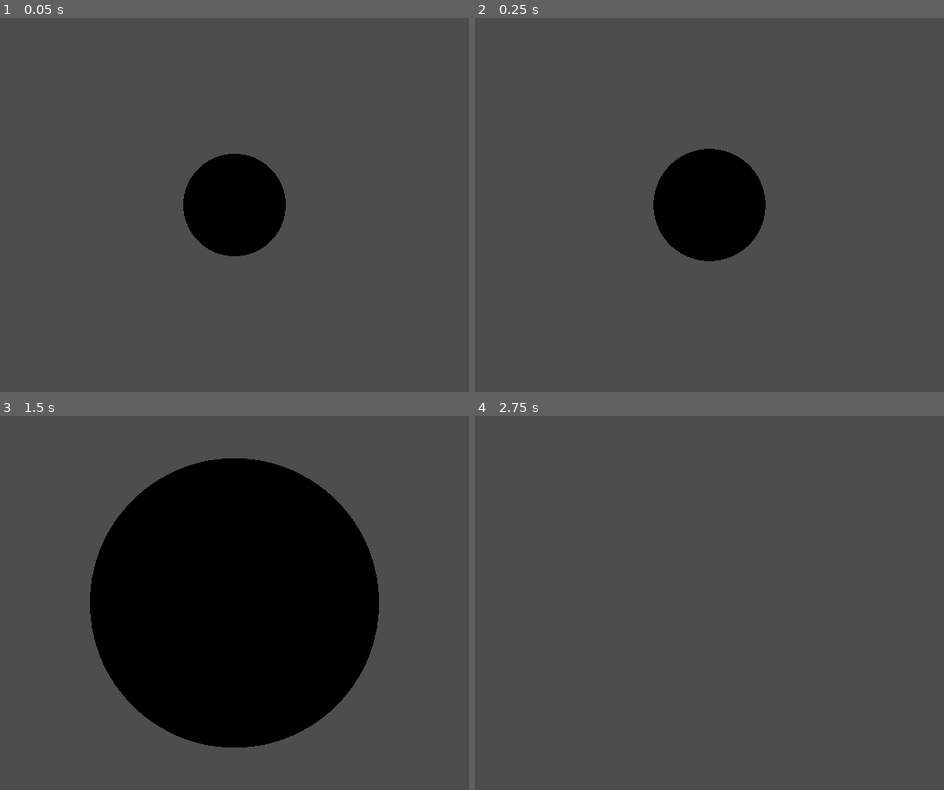
Above: before the commit, frames 1-4 (two rows, left to right).
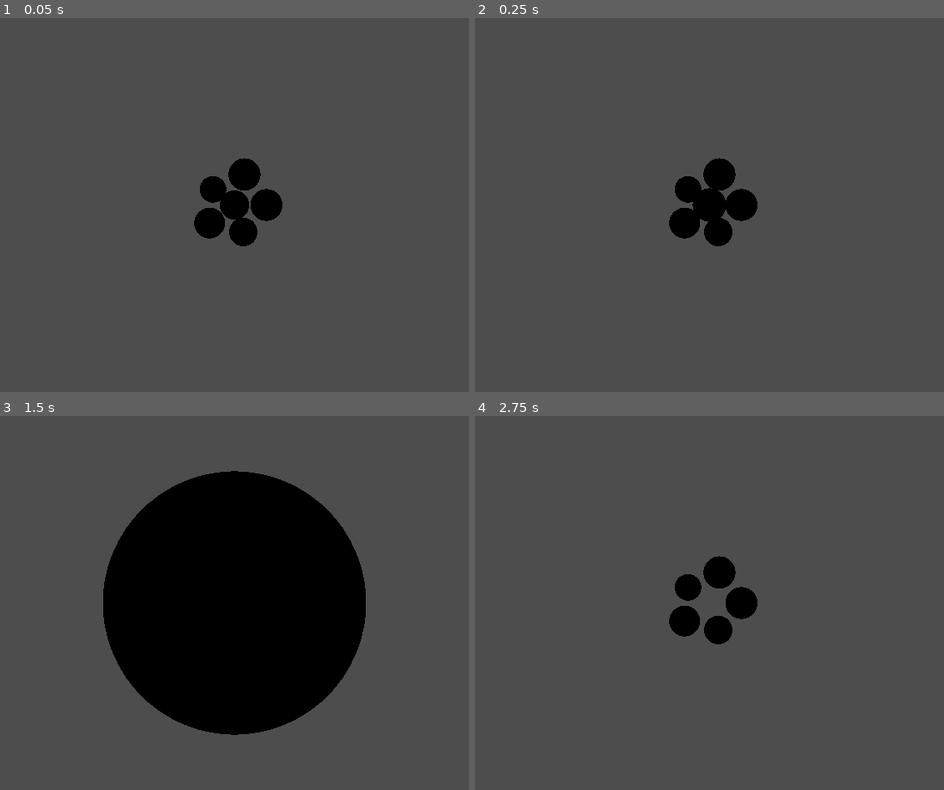
Above: after the commit, the same moments.

Repository: coillteoir/bees
Game: Godot game, scene res://root.tscn
The game is run twice, just before and just after one commit, with the same random seed, the same clock (stepped at 60 frames per second) and the same inputs.
Inputs:
- Up to frame 1 (0.05 s): no input
- Up to frame 2 (0.25 s): no input
- Up to frame 3 (1.5 s): no input
- Up to frame 4 (2.75 s): no input

The runs differ from the first frame. In frame 1, 2.3% of the frame differs, in the area x 39-61%, y 36-64%; in frame 2, 3.1%; in frame 3, 6.5%, in the area x 19-81%, y 11-89%; in frame 4, 2.0%.

Commit message:
created flower scene, and generating them

Diff:
--- /dev/null
+++ b/flower.tscn
@@ -0,0 +1,12 @@
+[gd_scene load_steps=3 format=3 uid="uid://dxbkia0bkekf6"]
+
+[sub_resource type="StandardMaterial3D" id="StandardMaterial3D_gsehy"]
+albedo_color = Color(0.537255, 0.00392157, 0.796078, 1)
+
+[sub_resource type="SphereMesh" id="SphereMesh_ugt4w"]
+material = SubResource("StandardMaterial3D_gsehy")
+
+[node name="Flower" type="Node3D"]
+
+[node name="MeshInstance3D" type="MeshInstance3D" parent="."]
+mesh = SubResource("SphereMesh_ugt4w")
--- a/movement.gd
+++ b/movement.gd
@@ -1,8 +1,10 @@
 extends CharacterBody3D
 
-var SPEED: int = 1
+const SPEED = 5
+@export var forward: bool = true
 
 
 func _physics_process(delta):
-	velocity = Vector3(0, 0, 1)
+	if forward:
+		velocity = Vector3(0, 0, SPEED)
 	move_and_slide()
--- /dev/null
+++ b/root.gd
@@ -0,0 +1,21 @@
+extends Node3D
+
+const flowers_count: int = 5
+const MAG: int = 1
+var flower_template: PackedScene = preload("res://flower.tscn")
+var flowers: Array = []
+
+
+func _init():
+	for i in range(flowers_count):
+		var new_flower = flower_template.instantiate()
+
+		flowers.append(new_flower)
+		add_child(new_flower)
+
+
+func _ready():
+	for i in range(flowers.size()):
+		flowers[i].global_position.x = MAG * cos(i * TAU / flowers_count)
+		flowers[i].global_position.z = randf_range(-MAG, MAG)
+		flowers[i].global_position.y = MAG * sin(i * TAU / flowers_count)
--- a/root.tscn
+++ b/root.tscn
@@ -1,5 +1,6 @@
-[gd_scene load_steps=5 format=3 uid="uid://cw4wwuxjartg5"]
+[gd_scene load_steps=6 format=3 uid="uid://cw4wwuxjartg5"]
 
+[ext_resource type="Script" path="res://root.gd" id="1_bxopo"]
 [ext_resource type="Script" path="res://movement.gd" id="1_rqp6g"]
 
 [sub_resource type="StandardMaterial3D" id="StandardMaterial3D_74sht"]
@@ -11,6 +12,7 @@
 [sub_resource type="SphereShape3D" id="SphereShape3D_jxgom"]
 
 [node name="root" type="Node3D"]
+script = ExtResource("1_bxopo")
 
 [node name="CharacterBody3D" type="CharacterBody3D" parent="."]
 script = ExtResource("1_rqp6g")
@@ -22,4 +24,4 @@
 shape = SubResource("SphereShape3D_jxgom")
 
 [node name="Camera3D" type="Camera3D" parent="."]
-transform = Transform3D(1, 0, 0, 0, 1, 0, 0, 0, 1, 0, 0, 2.47857)
+transform = Transform3D(1, 0, 0, 0, 1, 0, 0, 0, 1, 0, 0, 8.55145)
